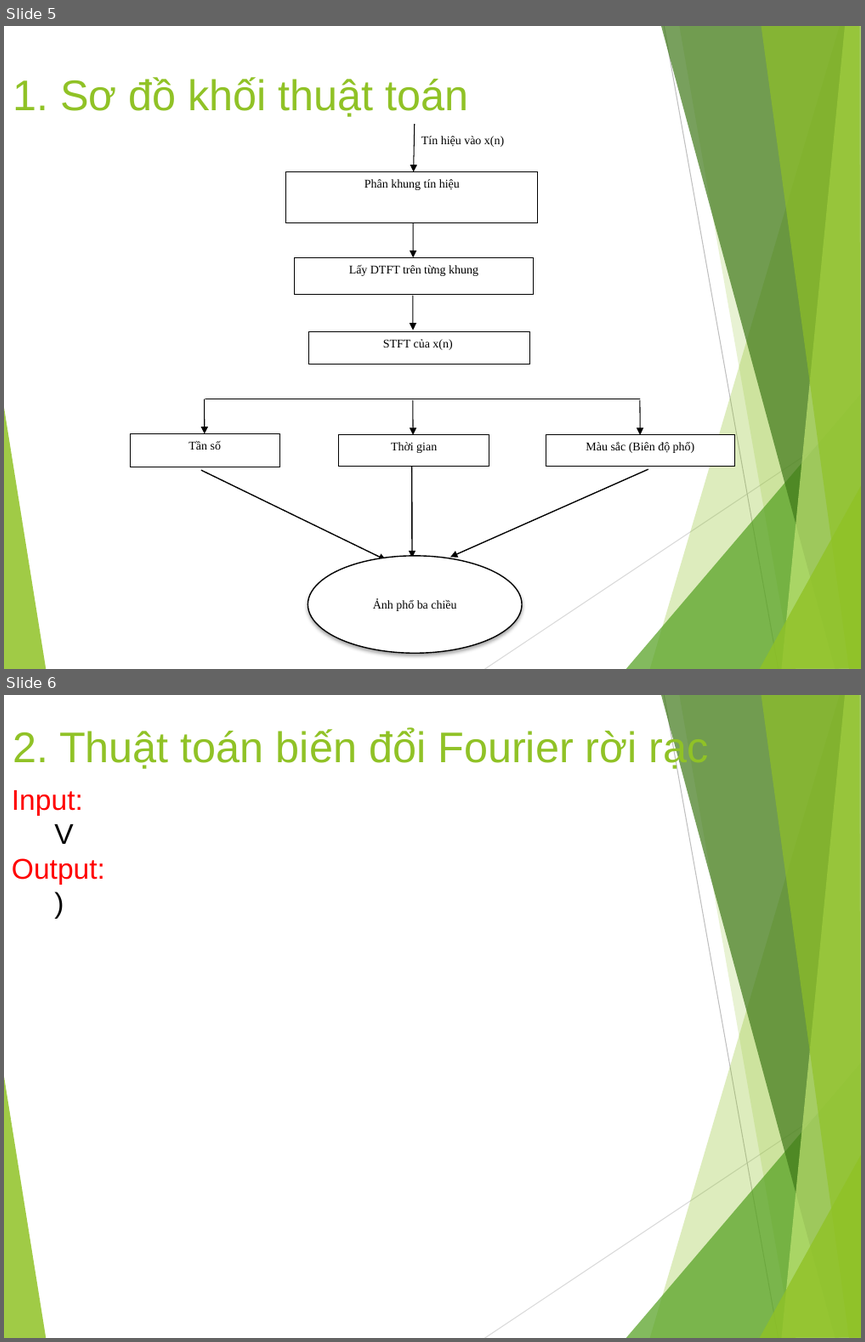
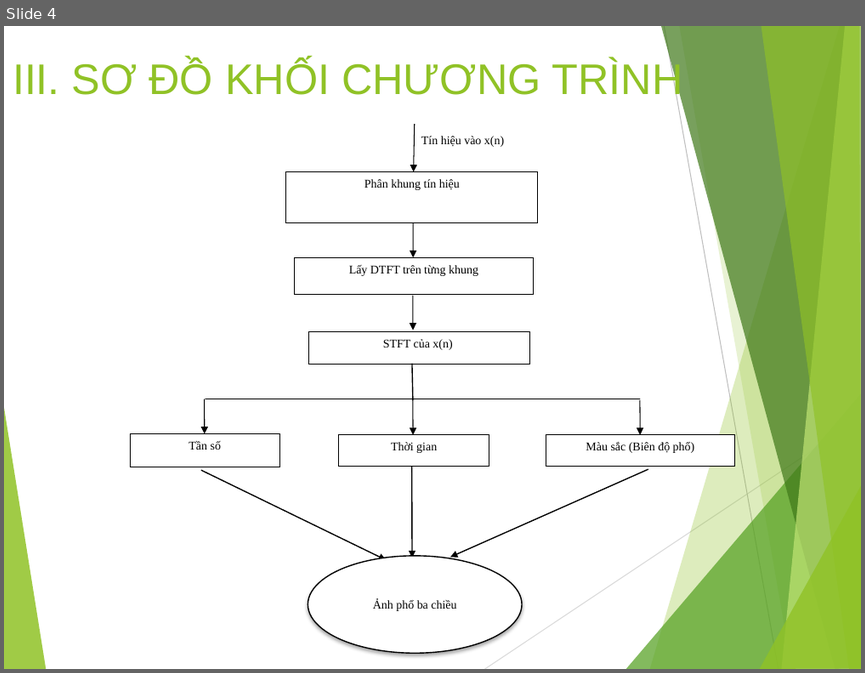
Before and after one commit to nhom-11-xlths/dE_02, a slide deck: SlideBaoCao.pptx. Shown one above the other, each under a label of ours: slides 5 and 6 before the commit, slide 4 after it. The pictures are 865x1342 and 865x673 pixels, drawn with LibreOffice and Linux fonts; fonts in the diff are those of the drawing. Boxes give left, top, right and bottom in pixels: in the first picture for what was removed or moved away, otherwise in the second. Text is boxed around its words. In the diff, an @@ line names an element or a change of style, - is before the commit and + after.

```diff
--- a/SlideBaoCao.pptx
+++ b/SlideBaoCao.pptx
@@ slide 6 removed at [4, 695, 861, 1338], background #FFFFFF; not listed: 10 template elements that a slide beside it also shows @@
@@ title removed at [12, 728, 709, 771] @@
-2. Thuật toán biến đổi Fourier rời rạc
@@ text removed at [12, 790, 105, 885] @@
-Input:
-V
-Output:
-)
@@ what was slide 5 is now slide 4 @@
@@ slide 4 changed as well @@
@@ text at [12, 60, 683, 102]: text changed @@
-1. Sơ đồ khối thuật toán
+III. SƠ ĐỒ KHỐI CHƯƠNG TRÌNH
@@ line added from (412, 363) to (413, 399), #000000 1 pt @@
```
Also in this commit, not shown: 3 other slides changed, 1 slide added, 1 other slide removed.
